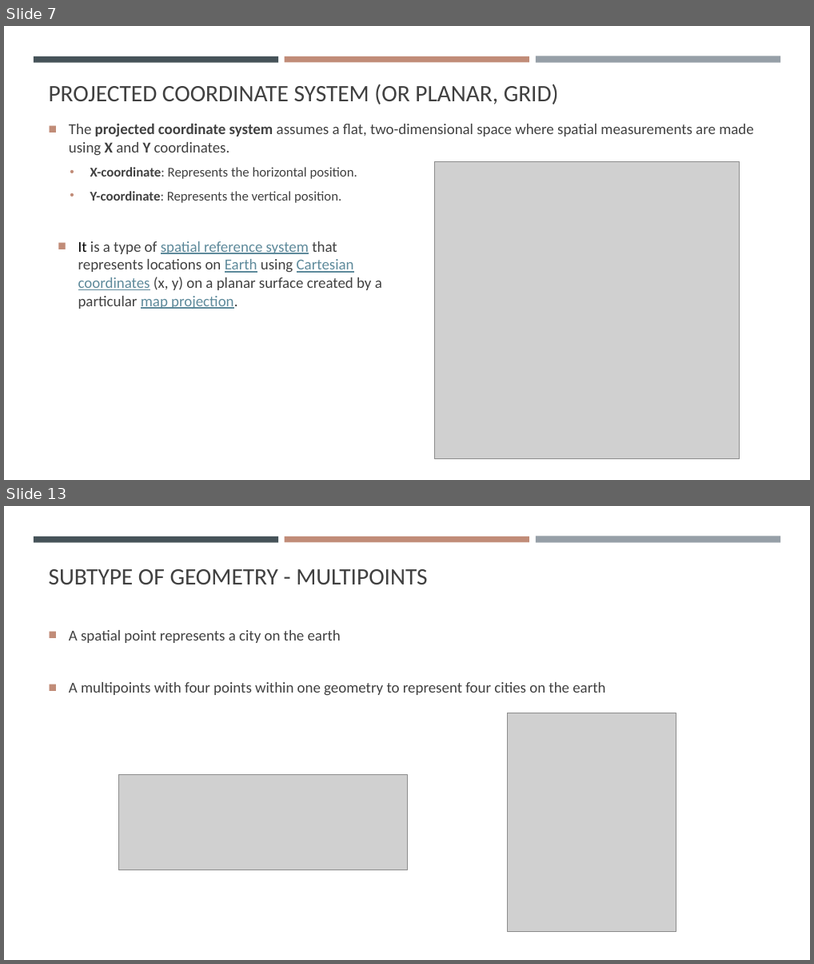
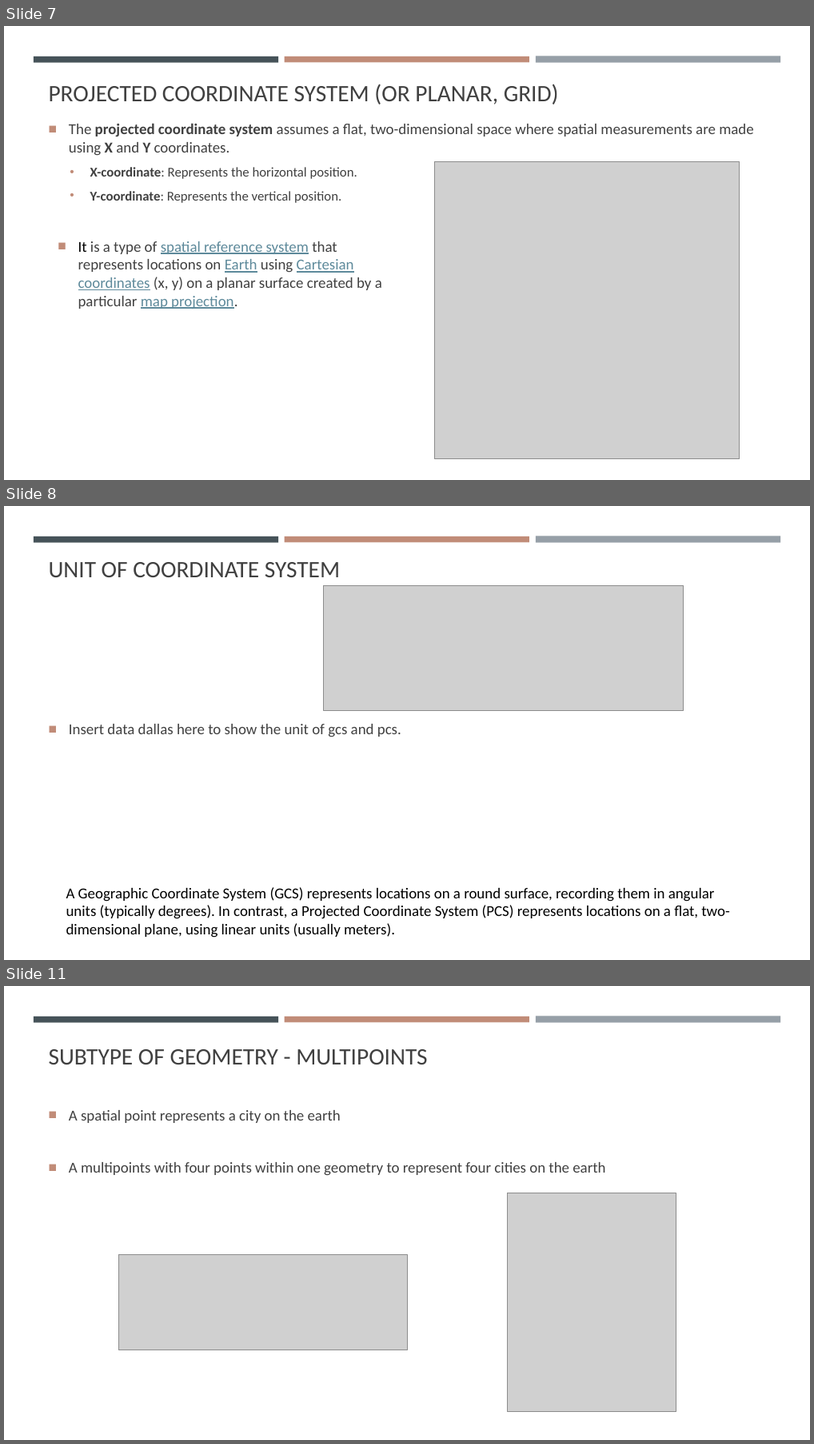
Before and after one commit to gisynw/ssj-376, a slide deck: docs/Lectures/Week03/Week03_SpatialData.pptx. Shown one above the other, each under a label of ours: slides 7 and 13 before the commit, slides 7, 8 and 11 after it; the slides between them are not shown. The pictures are 814x964 and 814x1444 pixels, drawn with LibreOffice and Linux fonts; fonts in the diff are those of the drawing; grey boxes stand for pictures. Boxes give left, top, right and bottom in pixels: in the first picture for what was removed or moved away, otherwise in the second. Text is boxed around its words. In the diff, an @@ line names an element or a change of style, - is before the commit and + after.

```diff
--- a/docs/Lectures/Week03/Week03_SpatialData.pptx
+++ b/docs/Lectures/Week03/Week03_SpatialData.pptx
@@ slide 8 added at (4,506,810,960), background #FFFFFF; not listed: 3 template elements that a slide beside it also shows @@
@@ title added at (49,562,340,577), 28 pt, text #404040 @@
+UNIT OF COORDINATE SYSTEM
@@ picture added at (323,586,684,711) @@
@@ text added at (69,724,402,737), 18 pt, text #404040 @@
+■ Insert data dallas here to show the unit of gcs and pcs.
@@ text added at (66,887,730,937), 18 pt, text #000000 @@
+A Geographic Coordinate System (GCS) represents locations on a round surface, recording them in angular units (typically degrees). In contrast, a Projected Coordinate System (PCS) represents locations on a flat, two-dimensional plane, using linear units (usually meters).
@@ what was slide 13 is now slide 11 @@
```
Also in this commit, not shown: 3 slides changed, 1 other slide added, 3 slides removed, 1 other file.
